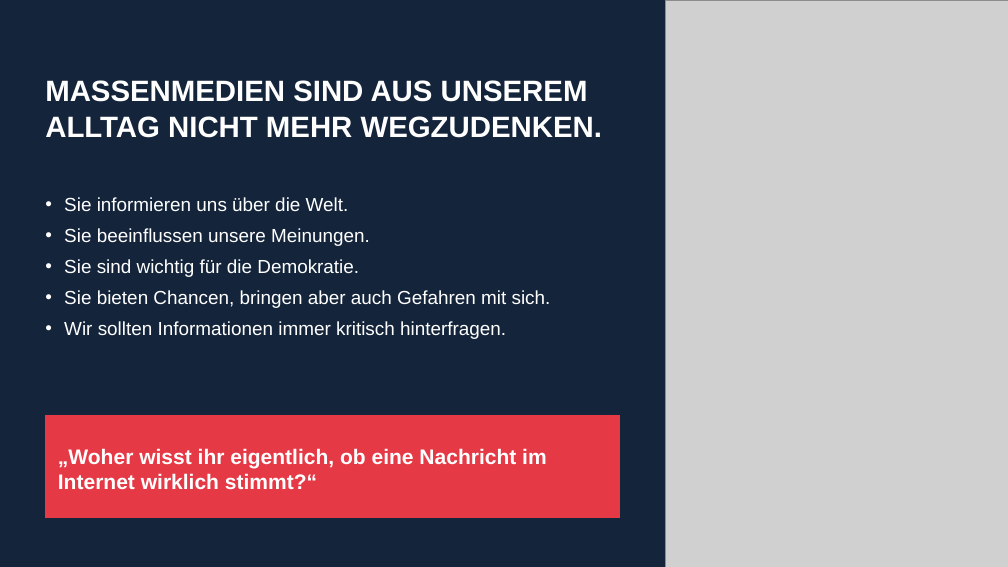
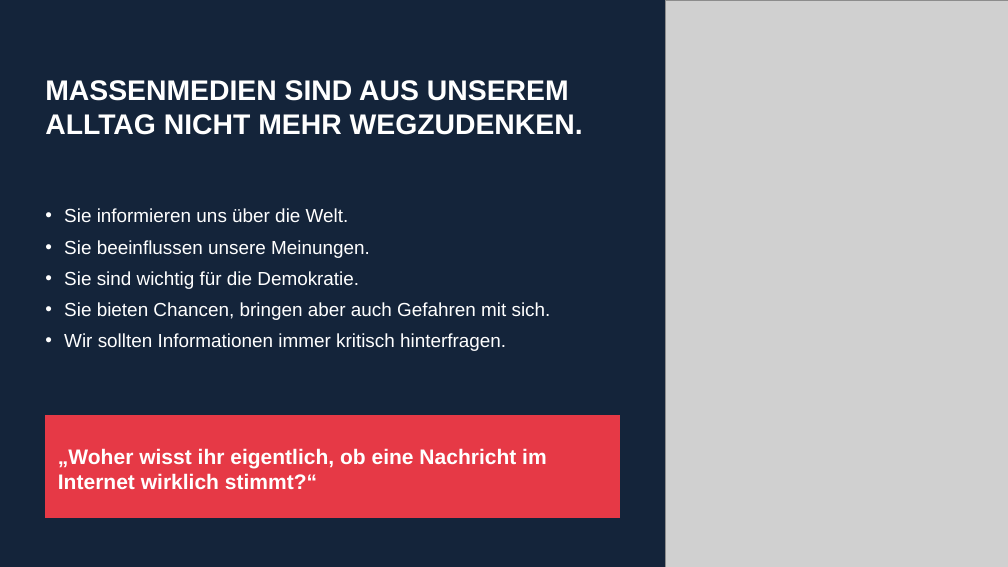
Before and after one commit to kewinngatcheu-cpu/UrbanIQ, a slide deck: slide 11 of Gewi_Massenmedien/Gewi_Praesentation_Massenmedien.pptx. Drawn at 1008x567 pixels with LibreOffice and Linux fonts; fonts in the diff are those of the drawing; grey boxes stand for pictures. Boxes give left, top, right and bottom in pixels: in the first picture for what was removed or moved away, otherwise in the second. Text is boxed around its words. In the diff, an @@ line names an element or a change of style, - is before the commit and + after.

```diff
--- a/Gewi_Massenmedien/Gewi_Praesentation_Massenmedien.pptx
+++ b/Gewi_Massenmedien/Gewi_Praesentation_Massenmedien.pptx
@@ text "MASSENMEDIEN SIND AUS UNSEREM ALLTAG ..." at box(45, 80, 583, 135): size 28 to 27 pt @@
@@ text "Sie informieren uns über die ...": place and size @@
-text "Sie informieren uns über die ..." at box(64, 197, 551, 339)
+text "Sie informieren uns über die ..." at box(64, 208, 551, 351)
```
Also in this commit, not shown: 5 other slides changed.
